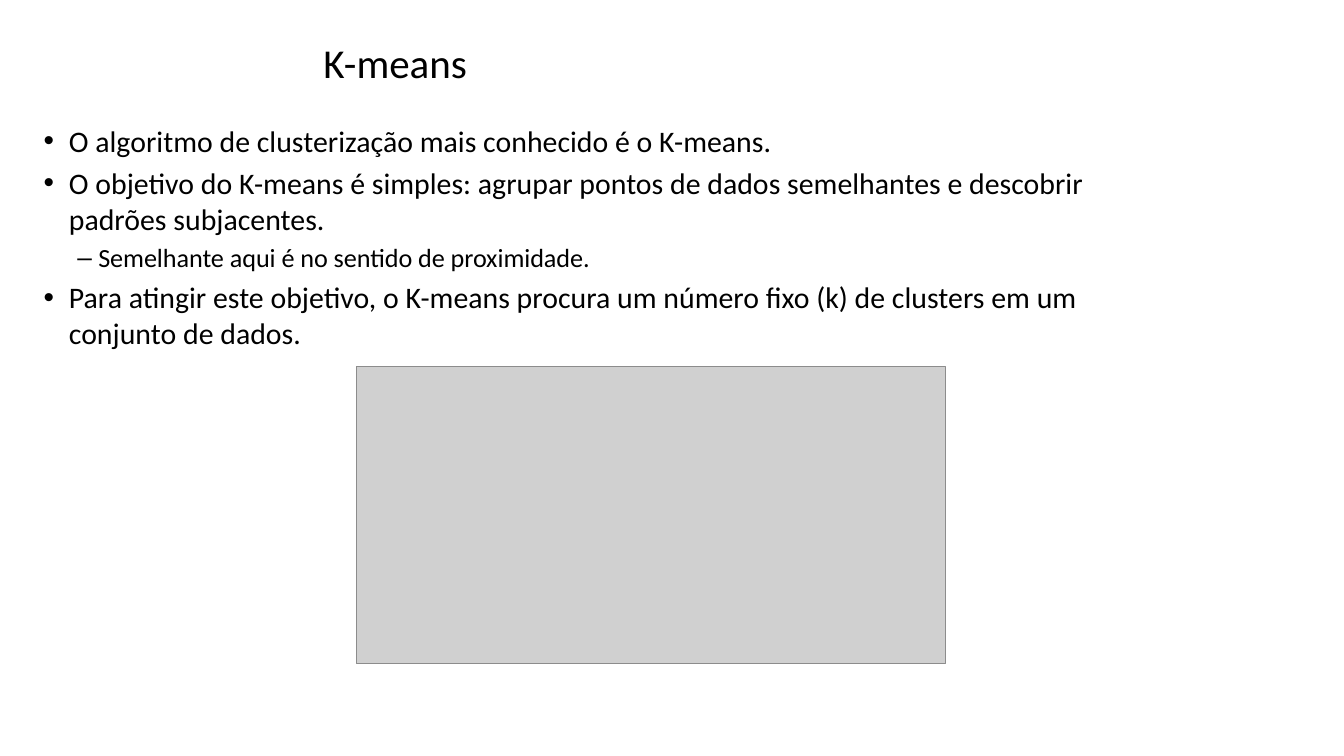
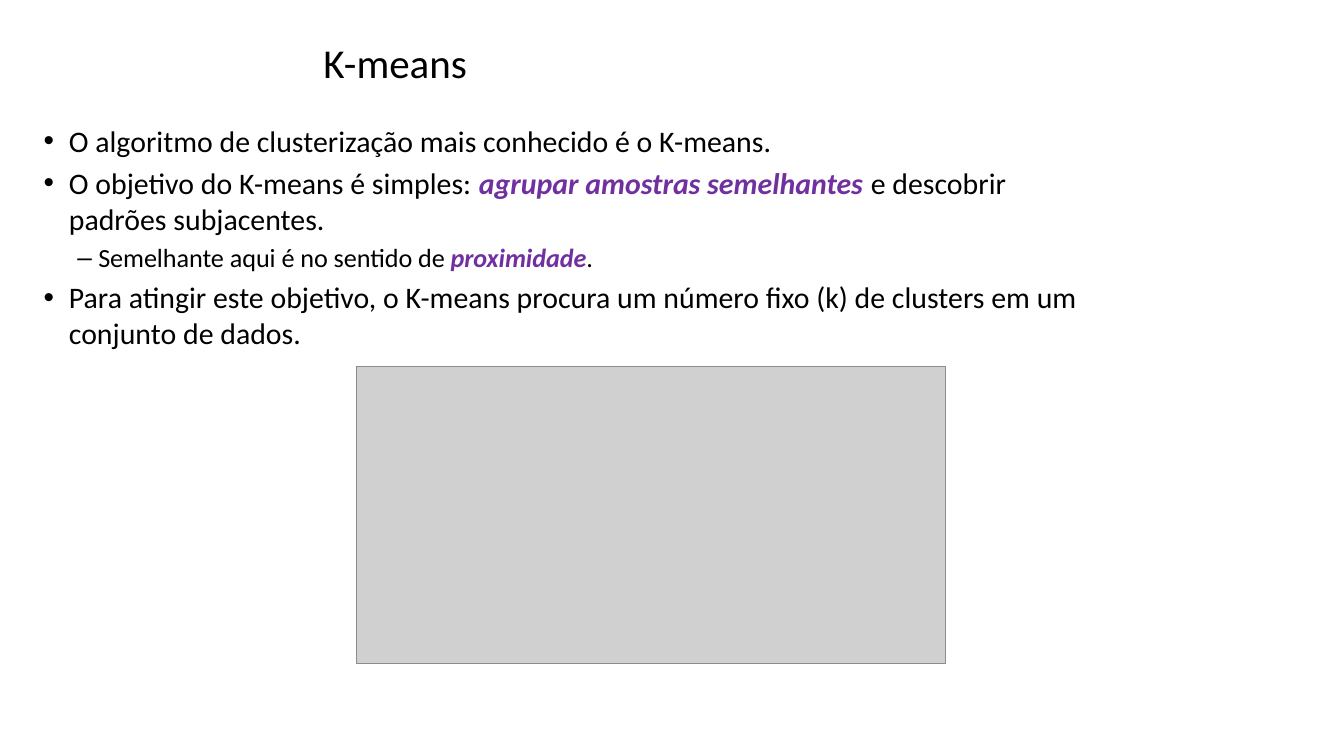
Before and after one commit to zz4fap/tp557-iot-ml, a slide deck: slide 5 of slides/TP557_16_detecção_de_anomalias.pptx. Drawn at 1344x756 pixels with LibreOffice and Linux fonts; fonts in the diff are those of the drawing; grey boxes stand for pictures; background and template pictures are left out. Boxes give left, top, right and bottom in pixels: in the first picture for what was removed or moved away, otherwise in the second. Text is boxed around its words. In the diff, an @@ line names an element or a change of style, - is before the commit and + after.

```diff
--- a/slides/TP557_16_detecção_de_anomalias.pptx
+++ b/slides/TP557_16_detecção_de_anomalias.pptx
@@ text at box(69, 173, 1006, 235): text changed @@
-• O objetivo do K-means é simples: agrupar pontos de dados semelhantes e descobrir padrões subjacentes.
+• O objetivo do K-means é simples: agrupar amostras semelhantes e descobrir padrões subjacentes.
@@ text at box(98, 248, 593, 272): text colour #000000 to #7030A0, bold on, italic on in "proximidade." @@
```
Also in this commit, not shown: 9 other slides changed, 1 other file.
